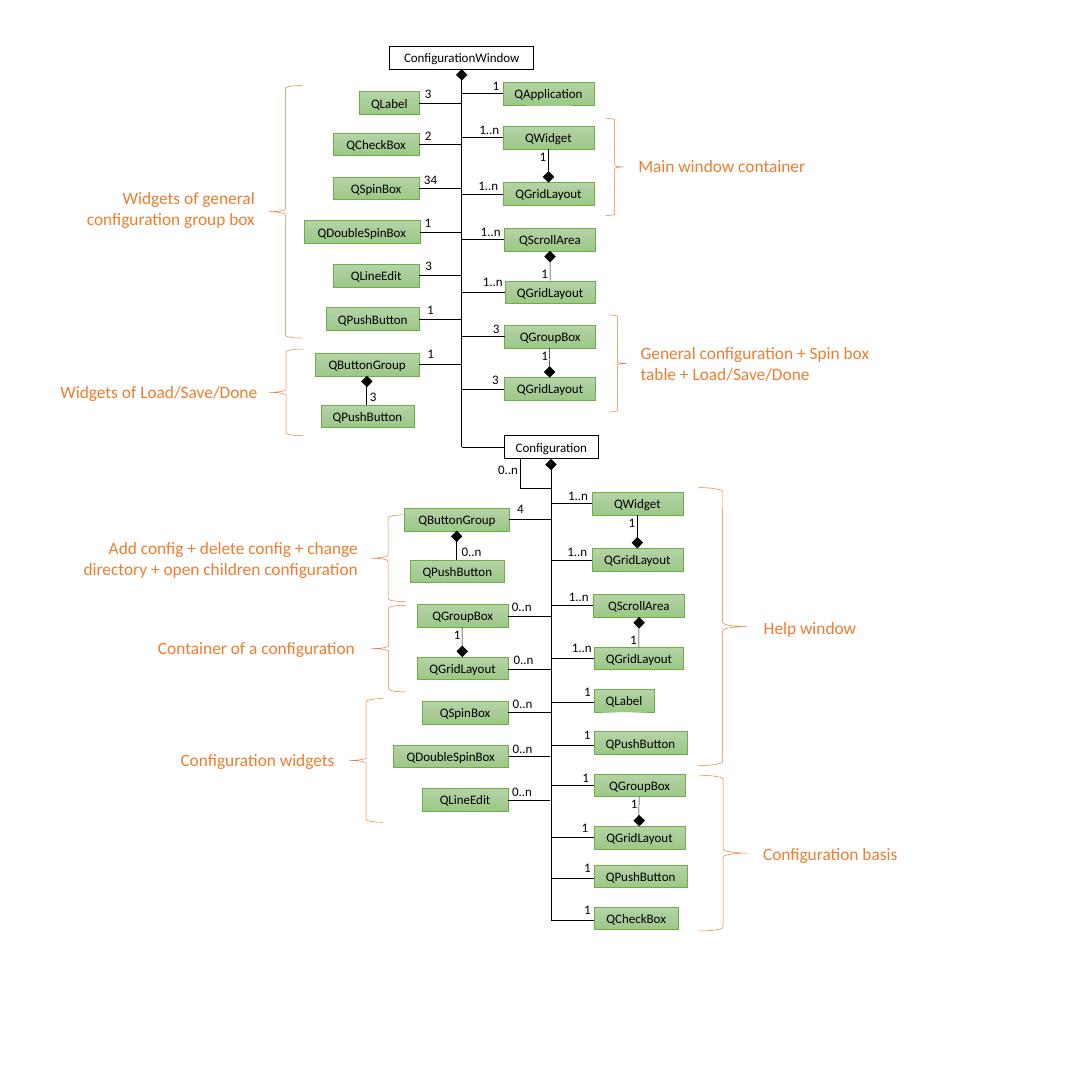
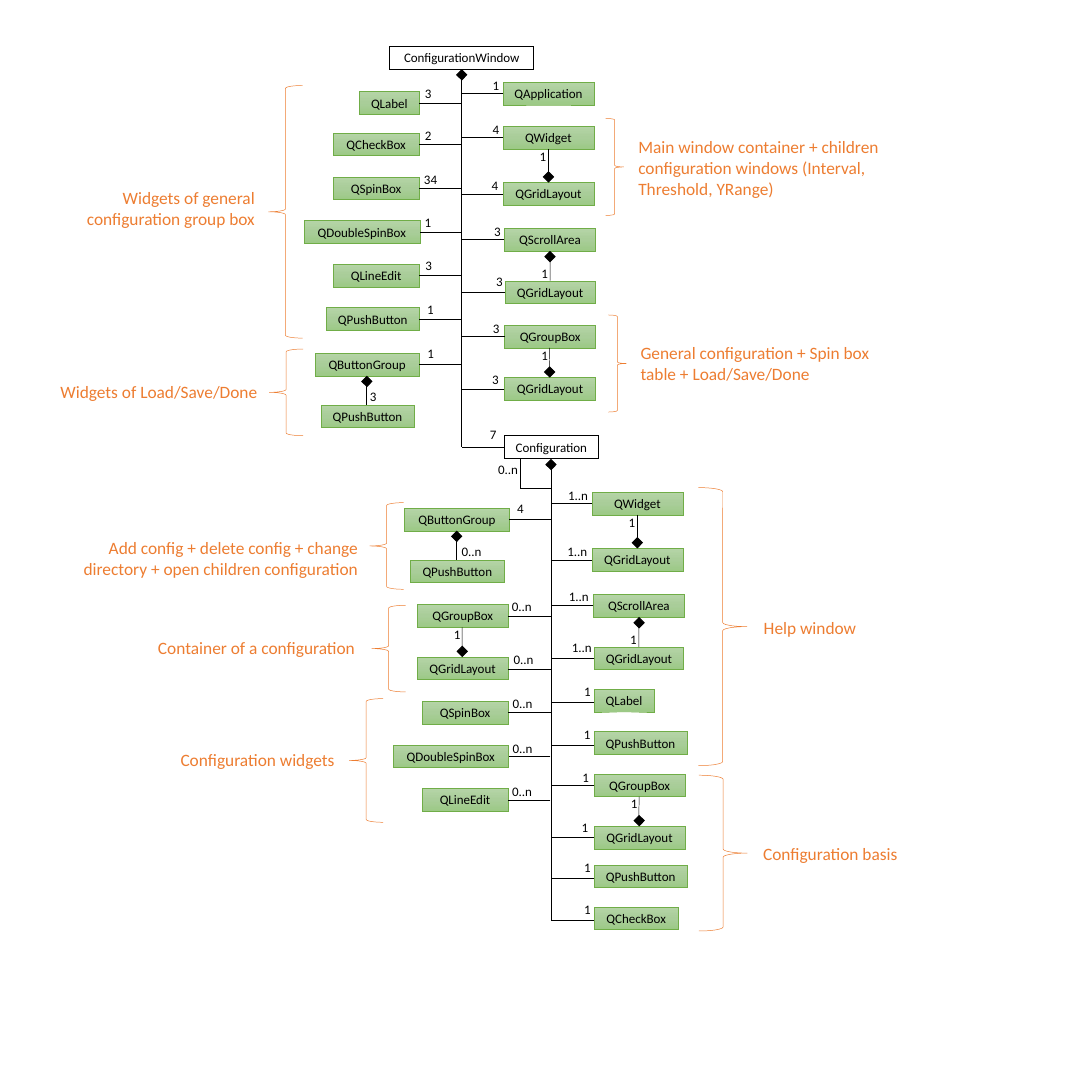
Before and after one commit to RphWbr/visiannot, a slide deck: slide 2 of class_diagram.pptx. Drawn at 1092x1092 pixels with LibreOffice and Linux fonts; fonts in the diff are those of the drawing. Boxes give left, top, right and bottom in pixels: in the first picture for what was removed or moved away, otherwise in the second. Text is boxed around its words. In the diff, an @@ line names an element or a change of style, - is before the commit and + after.

```diff
--- a/class_diagram.pptx
+++ b/class_diagram.pptx
@@ text at box(493, 125, 500, 138): text changed @@
-1..n
+4
@@ text at box(638, 141, 879, 198): text changed @@
-Main window container
+Main window container + children configuration windows (Interval, Threshold, YRange)
@@ text at box(492, 181, 499, 190): text changed @@
-1..n
+4
@@ text at box(494, 227, 501, 240): text changed @@
-1..n
+3
@@ text at box(496, 277, 503, 286): text changed @@
-1..n
+3
@@ text added at box(490, 430, 497, 439), 13.5 pt, text #000000 @@
+7
@@ left brace: place and size @@
-left brace at box(371, 515, 405, 602)
+left brace at box(370, 503, 404, 589)
```
Also in this commit, not shown: 1 other slide changed, 5 other files.
